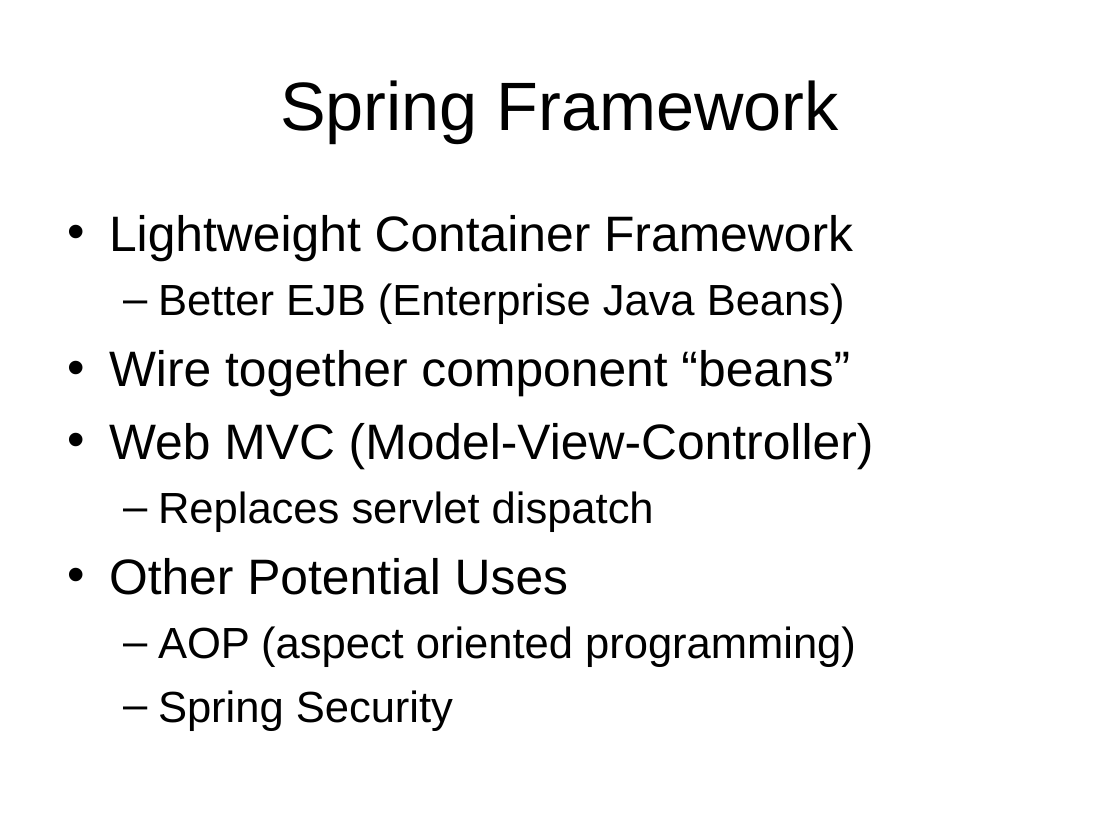
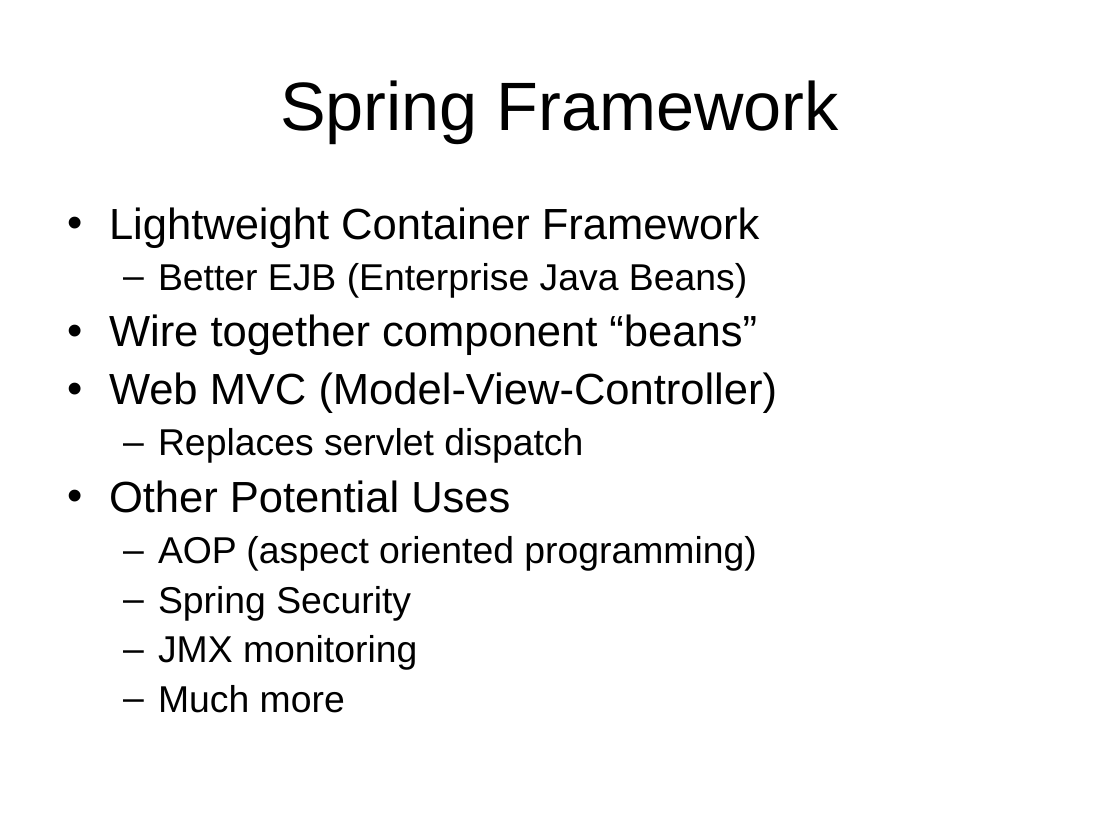
Before and after one commit to ooici-eoi/THREDDS, a slide deck: slide 10 of docs/web/thredds/tech/tutorial/TDS4.ppt (slide 5 before the commit). Drawn at 1120x840 pixels with LibreOffice and Linux fonts; fonts in the diff are those of the drawing; background and template pictures are left out. Boxes give left, top, right and bottom in pixels: in the first picture for what was removed or moved away, otherwise in the second. Text is boxed around its words. In the diff, an @@ line names an element or a change of style, - is before the commit and + after.

```diff
--- a/docs/web/thredds/tech/tutorial/TDS4.ppt
+++ b/docs/web/thredds/tech/tutorial/TDS4.ppt
@@ text at [109,207,778,620]: size 32 to 28 pt in "Lightweight Container Framework", "Wire together component “beans”", "Web MVC (Model-View-Controller)", "Other Potential Uses"; size 28 to 24 pt in "Better EJB (Enterprise Java Beans)", "Replaces servlet dispatch", "AOP (aspect oriented programming)", "Spring Security"; line spacing 1 to 0.9; less space between paragraphs @@
@@ text at [158,635,417,713]: paragraphs added @@
+  – JMX monitoring
+  – Much more
```
Also in this commit, not shown: 4 other slides changed, 6 slides added, 6 other files.
